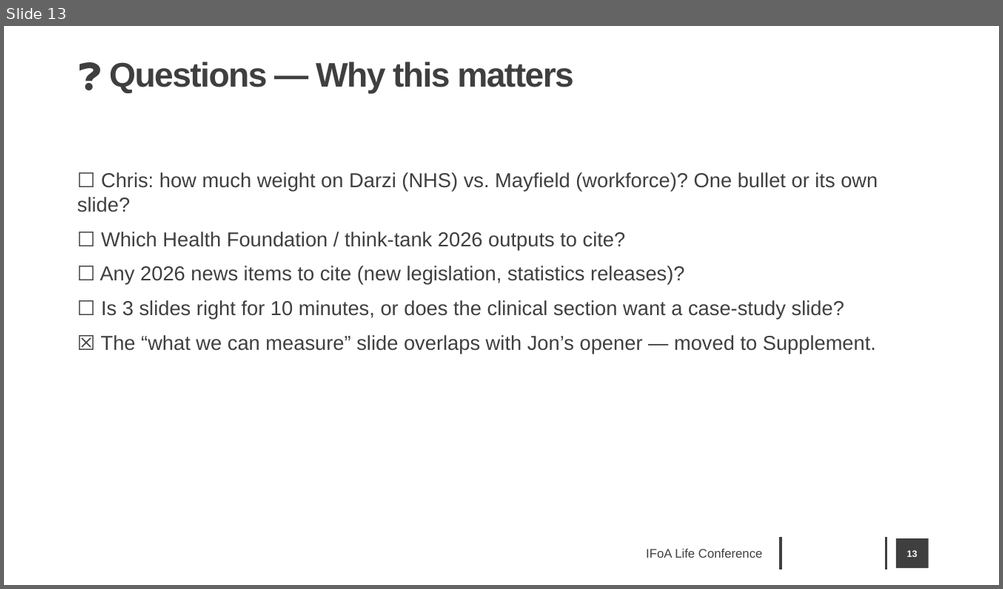
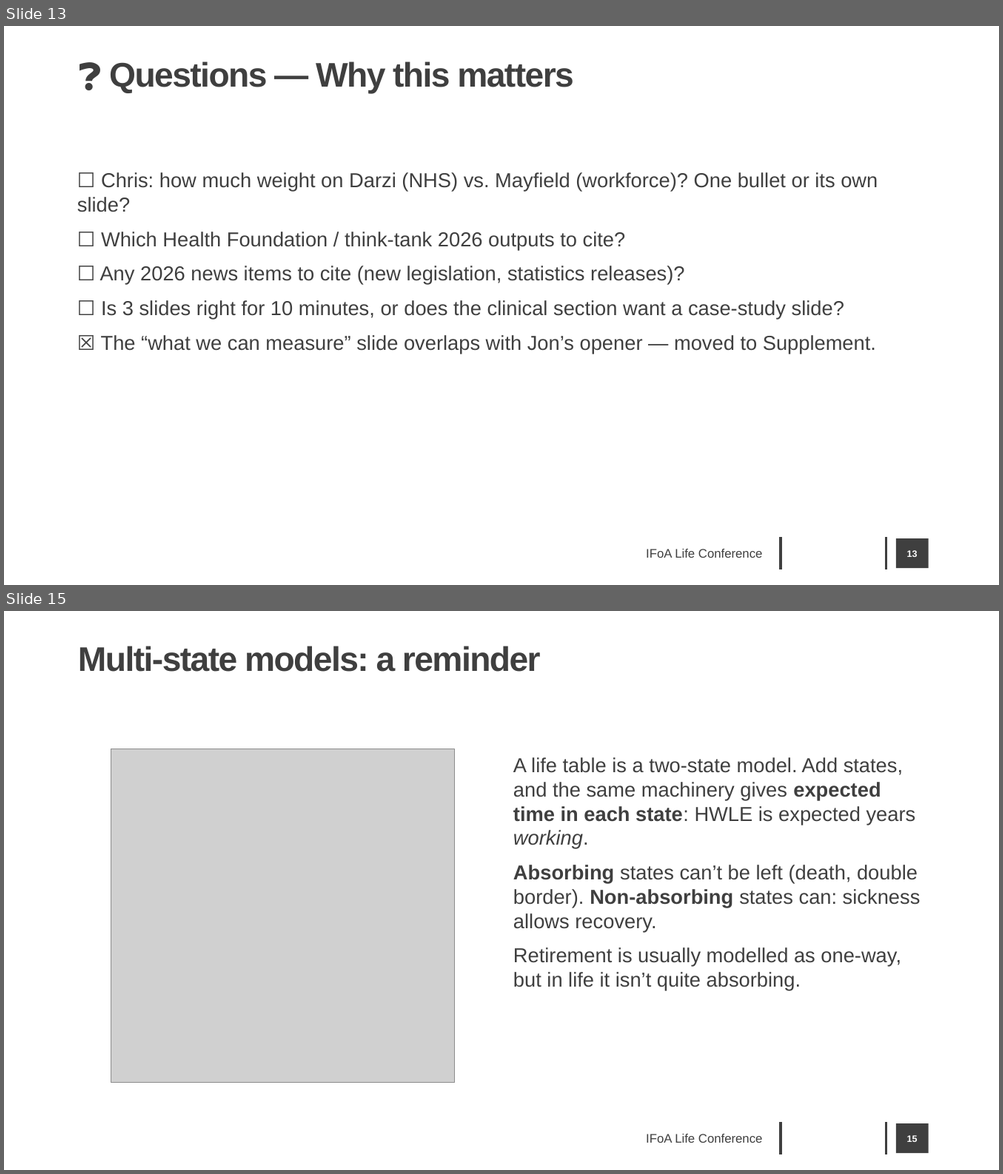
Before and after one commit to JonMinton/economic_inactivity, a slide deck: presentations/ifoa/hwle_ifoa_life_2026.pptx. Shown one above the other, each under a label of ours: slide 13 before the commit, slides 13 and 15 after it; the slides between them are not shown. The pictures are 1003x589 and 1003x1174 pixels, drawn with LibreOffice and Linux fonts; fonts in the diff are those of the drawing; grey boxes stand for pictures; background and template pictures are left out. Boxes give left, top, right and bottom in pixels: in the first picture for what was removed or moved away, otherwise in the second. Text is boxed around its words. In the diff, an @@ line names an element or a change of style, - is before the commit and + after.

```diff
--- a/presentations/ifoa/hwle_ifoa_life_2026.pptx
+++ b/presentations/ifoa/hwle_ifoa_life_2026.pptx
@@ slide 15 added at <box>4,611,999,1170</box>, background #FFFFFF; not listed: 2 template elements that a slide beside it also shows @@
@@ title added at <box>78,646,540,672</box>, 44 pt, text #3F3F3F, bold @@
+Multi-state models: a reminder
@@ picture added at <box>111,749,454,1082</box> @@
@@ text added at <box>513,758,920,991</box>, 26 pt, text #3F3F3F @@
+A life table is a two-state model. Add states, and the same machinery gives expected time in each state: HWLE is expected years working.
+Absorbing states can’t be left (death, double border). Non-absorbing states can: sickness allows recovery.
+Retirement is usually modelled as one-way, but in life it isn’t quite absorbing.
@@ text added at <box>646,1134,762,1143</box>, 16 pt, text #3F3F3F @@
+IFoA Life Conference
@@ page number added at <box>896,1124,928,1153</box>, fill #3F3F3F, 12 pt, text #FFFFFF, bold @@
+15
```
Also in this commit, not shown: 4 slides changed, 2 other slides added, 1 slide removed, 2 other files.
